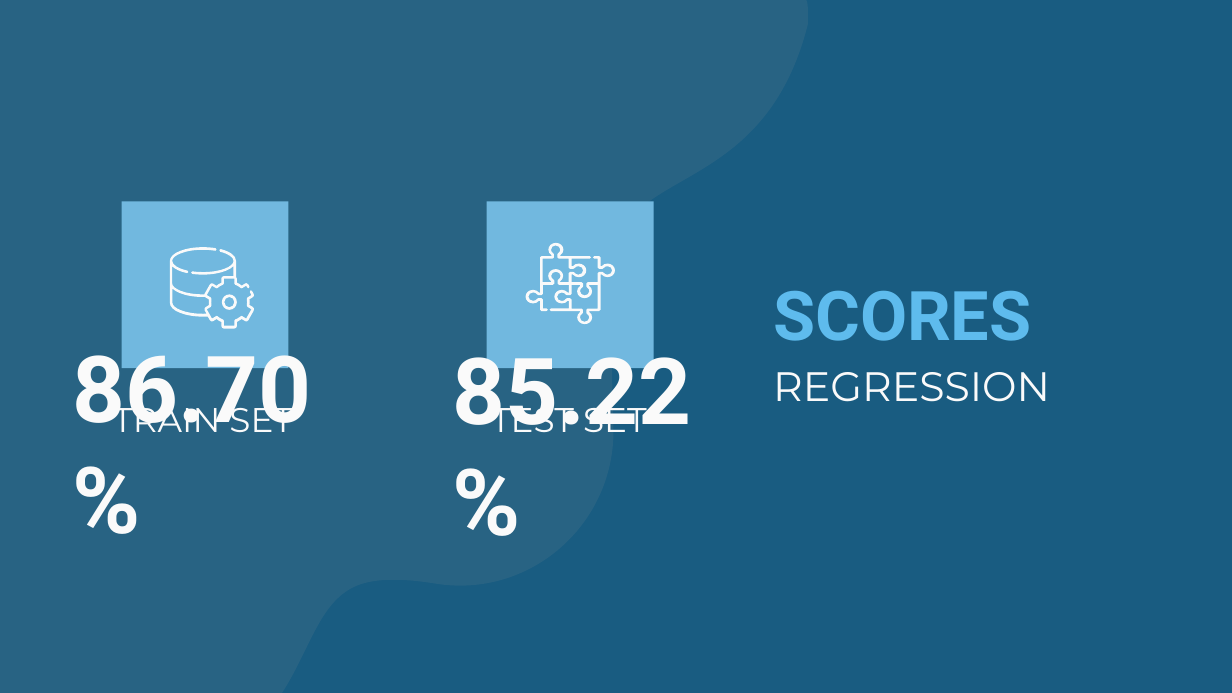
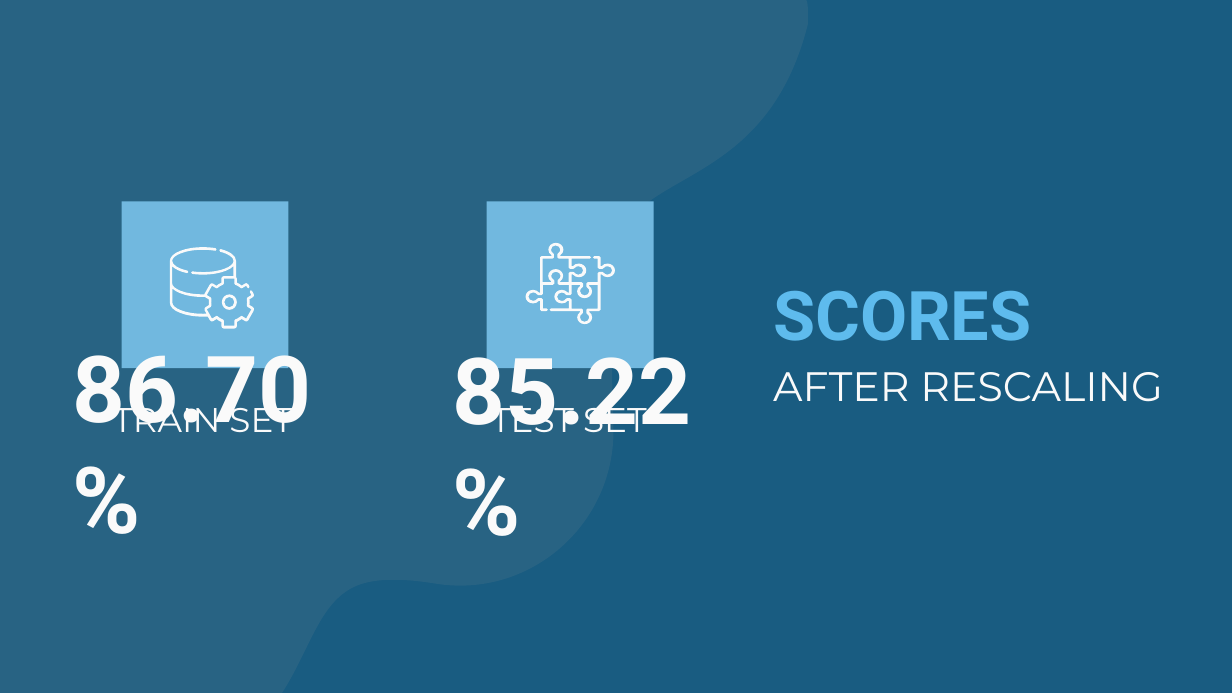
Before and after one commit to jejobueno/ImmoEliza-Regressions, a slide deck: slide 7 of IMMOELISA_REGRESSION.pptx (slide 6 before the commit). Drawn at 1232x693 pixels with LibreOffice and Linux fonts; fonts in the diff are those of the drawing. Boxes give left, top, right and bottom in pixels: in the first picture for what was removed or moved away, otherwise in the second. Text is boxed around its words. In the diff, an @@ line names an element or a change of style, - is before the commit and + after.

```diff
--- a/IMMOELISA_REGRESSION.pptx
+++ b/IMMOELISA_REGRESSION.pptx
@@ subtitle at box(773, 372, 1162, 402): text changed @@
-REGRESSION
+AFTER RESCALING
```
Also in this commit, not shown: 3 other slides changed, 2 slides added, 4 other files.
